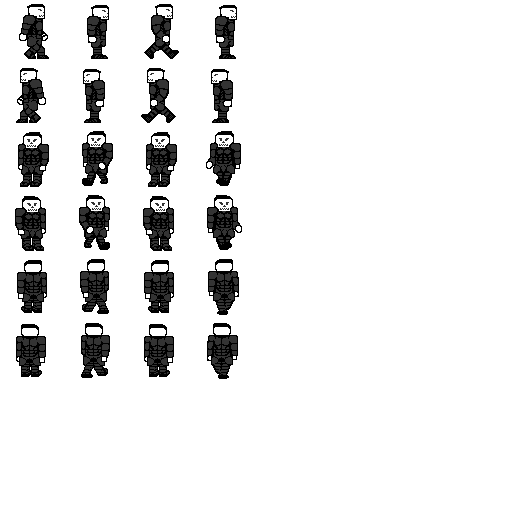
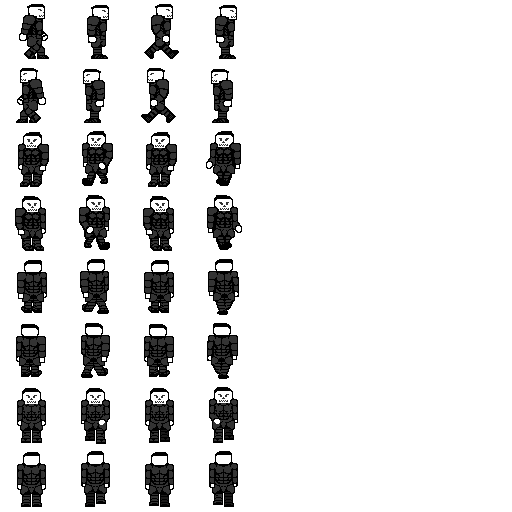
Two versions of the same layered image (512x512). Layer-by-layer changes:
added layer "walkBack1" above "walkBack2" over [17, 452, 46, 507]
added layer "walkBack2" above "walkBack3" over [81, 451, 110, 507]
added layer "walkBack3" above "walkBack4" over [145, 452, 174, 507]
added layer "walkBack4" above "walkFront1" over [209, 451, 238, 507]
added layer "walkFront1" above "walkFront2" over [17, 388, 46, 443]
added layer "walkFront2" above "walkFront3" over [81, 388, 110, 444]
added layer "walkFront3" above "walkFront4" over [145, 388, 174, 443]
added layer "walkFront4" above "walkBackRight1" over [209, 387, 238, 443]
